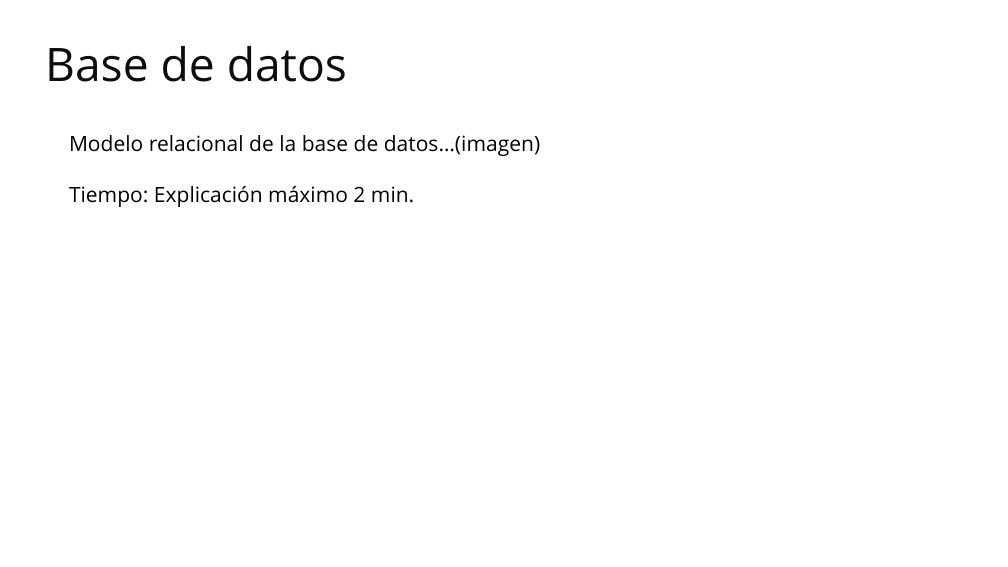
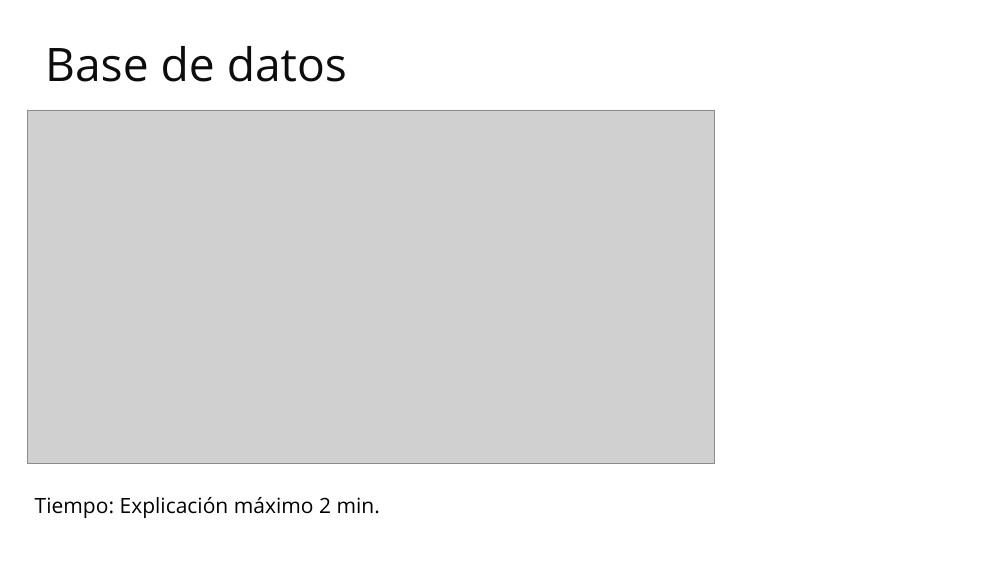
Before and after one commit to duvanfmendez/tienda_virtual, a slide deck: slide 5 of manuales/Manual de presentacion de proyecto.pptx. Drawn at 1008x567 pixels with LibreOffice and Linux fonts; fonts in the diff are those of the drawing; grey boxes stand for pictures; background and template pictures are left out. Boxes give left, top, right and bottom in pixels: in the first picture for what was removed or moved away, otherwise in the second. Text is boxed around its words. In the diff, an @@ line names an element or a change of style, - is before the commit and + after.

Commit message:
se agrega diagrama de base de datos
base de datos

```diff
--- a/manuales/Manual de presentacion de proyecto.pptx
+++ b/manuales/Manual de presentacion de proyecto.pptx
@@ picture added at (27, 110, 715, 464) @@
@@ text at (69, 135, 540, 156): paragraph removed @@
-Modelo relacional de la base de datos…(imagen)
@@ text "Tiempo: Explicación máximo 2 min.": place and size @@
-text "Tiempo: Explicación máximo 2 min." at (69, 135, 540, 207)
+text "Tiempo: Explicación máximo 2 min." at (35, 497, 380, 518)
```
